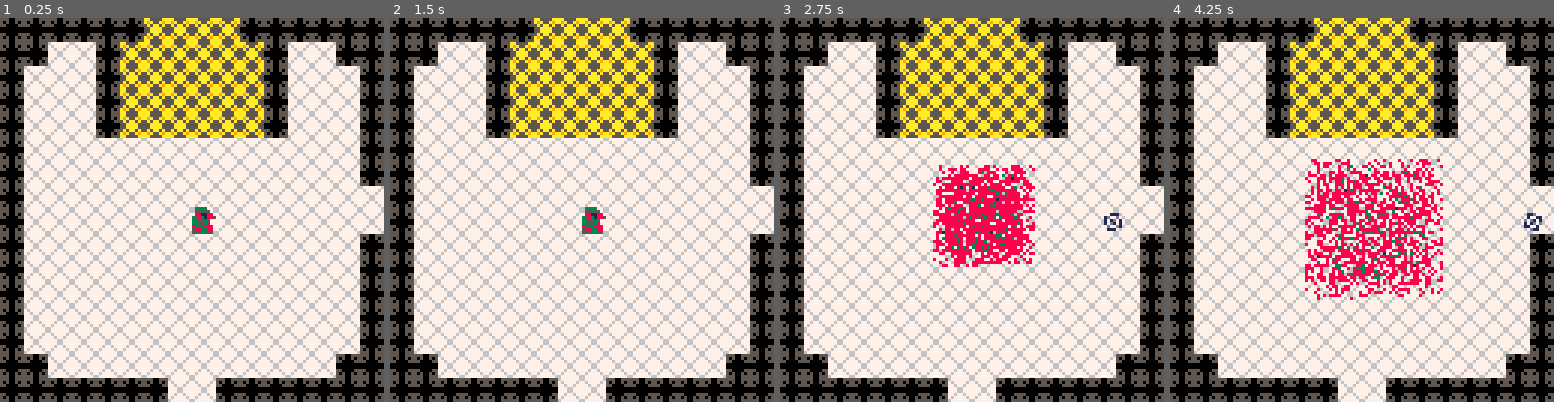
Above: before the commit, frames 1-4 (left to right).
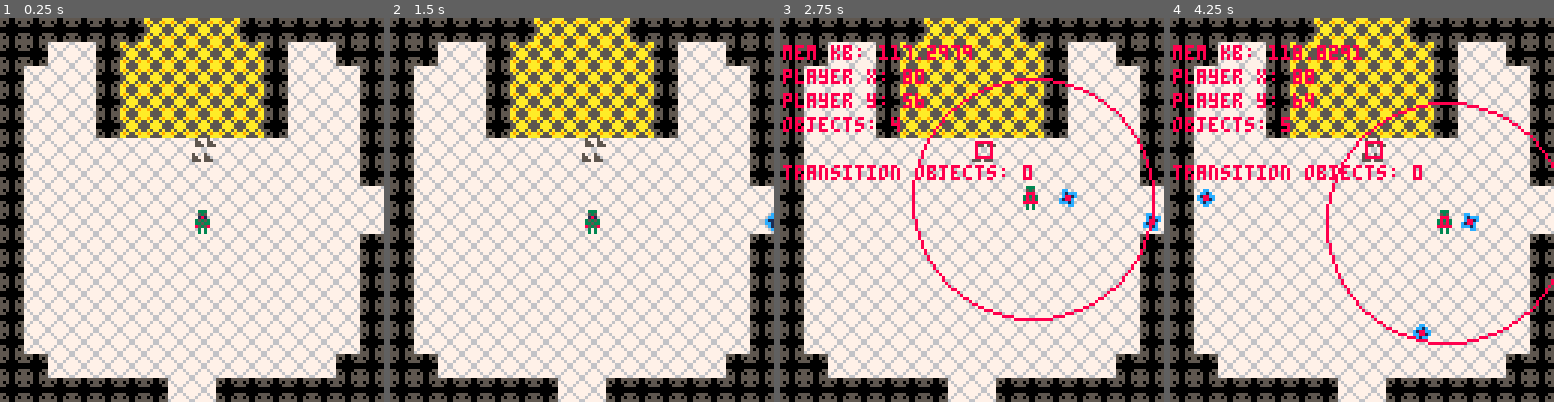
Above: after the commit, the same moments.

Repository: rledford/pico-door
Game: PICO-8 cartridge door.p8
Same seed, same stepped clock (60 frames per second), same inputs: the game is played once before the commit and once after it.
Inputs:
- Up to frame 1 (0.25 s): no input
- Up to frame 2 (1.5 s): tap X (X key) at 0.33, 1.07 s; tap O (Z key) at 0.7 s
- Up to frame 3 (2.75 s): hold Right 1.6-2.1 s; tap O (Z key) at 1.7, 2.1, 2.5 s; tap X (X key) at 1.85 s; hold Up 2.15-2.42 s; hold Right from 2.47 s (still down)
- Up to frame 4 (4.25 s): tap O (Z key) every 0.4 s from 2.9 to 4.1 s; tap X (X key) at 2.97, 4.08 s; release Right at 3.03 s; hold Left 3.08-3.58 s; hold Down 3.63-3.97 s; hold Right from 4.02 s (still down)

The runs differ from the first frame. In frame 1, 0.4% of the frame differs, in the area x 50-57%, y 31-57%; in frame 2, 0.5%; in frame 3, 9.9%; in frame 4, 12%, in the area x 0-100%, y 7-86%.

Commit message:
Change no-sprite particle group init. Increase death screen width and position text. Play death music when death window appears.

Diff:
--- a/door.p8
+++ b/door.p8
@@ -123,7 +123,7 @@
 	-- make_enemy_spawn_point(56,72,{eye_type, bug_type},50)
 	-- make_enemy_spawn_point(64,72,{eye_type, bug_type},50)
 	-- make_enemy_spawn_point(72,72,{fang_type},50)
-	init_object(spike_type, 64,64)
+	init_object(spike_type, 64,40)
 	update_fn = game_update
 end
 
@@ -220,10 +220,14 @@
 		if this.hp <= 0 then
 			this.dead = true
 			for i=0,5 do
-				make_particle_group(this.x + 2, this.y + 2, nil, 1000)
-				make_particle_group(this.x+TILE_SIZE - 2, this.y + 2, nil, 1000)
-				make_particle_group(this.x+TILE_SIZE - 2, this.y+TILE_SIZE - 2, nil, 1000)
-				make_particle_group(this.x + 2, this.y + TILE_SIZE - 2, nil, 1000)
+				-- make_particle_group(this.x + 2, this.y + 2, nil, 1000)
+				-- make_particle_group(this.x+TILE_SIZE - 2, this.y + 2, nil, 1000)
+				-- make_particle_group(this.x+TILE_SIZE - 2, this.y+TILE_SIZE - 2, nil, 1000)
+				-- make_particle_group(this.x + 2, this.y + TILE_SIZE - 2, nil, 1000)
+				make_particle_group(this.x+TILE_HALF_SIZE, this.y+TILE_HALF_SIZE, nil, 1000)
+				make_particle_group(this.x+TILE_HALF_SIZE, this.y+TILE_HALF_SIZE, nil, 1000)
+				make_particle_group(this.x+TILE_HALF_SIZE, this.y+TILE_HALF_SIZE, nil, 1000)
+				make_particle_group(this.x+TILE_HALF_SIZE, this.y+TILE_HALF_SIZE, nil, 1000)
 				make_particle_group(this.x, this.y, this.anim.frames[this.anim.current_frame],1000)
 			end
 			this.anim = nil
@@ -275,7 +279,7 @@
 			if dir.x == 0 and dir.y == 0 then
 				dir.y = 1
 			end
-			local proj = make_projectile(this.x, this.y, make_animation({30,31}, 8), this.projectile_dmg, 1.25, dir)
+			local proj = make_projectile(this.x, this.y, make_animation({30,31}, 4), this.projectile_dmg, 1.25, dir)
 			add(proj.collision_groups, ENEMY_GROUP)
 		end
 		this.fire_timer = clamp(this.fire_timer - 1, 0, this.fire_rate)
@@ -910,12 +914,15 @@
 				end
 			end
 		else
+			local r = 6
+			local theta = 1
 			foreach(pgroup.particles, function(p)
-				p.x = x
-				p.y = y
+				theta = rnd() * 2 * 3.14
+				p.x = x + r * cos(theta)
+				p.y = y + r * sin(theta)
 				p.spd = 0.5
-				p.dir.x = rnd() * (rnd() >= 0.5 and -1 or 1)
-				p.dir.y = rnd() * (rnd() >= 0.5 and -1 or 1)
+				p.dir.x = rnd() > 0.5 and -rnd() or rnd()
+				p.dir.y = rnd() > 0.5 and -rnd() or rnd()
 				p.color = 8
 			end)
 		end
@@ -1046,9 +1053,10 @@
 end
 
 update_death = function()
-	death_window_delay_timer -= 1
-	if death_window_delay_timer <= 0 then
+	death_window_delay_timer = clamp(death_window_delay_timer - 1, 0, death_window_delay)
+	if death_window_delay_timer <= 0 and window ~= death_window then
 		window = death_window
+		sfx(7)
 	end
 	game_update()
 	death_window.update()
@@ -1061,14 +1069,14 @@
 		end
 	end,
 	draw = function()
-		local window_rect = {left=camera_pos.x + 16, top=camera_pos.y+32, right=camera_pos.x + 111, bottom=camera_pos.y + 83}
+		local window_rect = {left=camera_pos.x + 8, top=camera_pos.y+32, right=camera_pos.x + 119, bottom=camera_pos.y + 83}
 		local pad = 4
 		rectfill(window_rect.left, window_rect.top, window_rect.right, window_rect.bottom, 0)
 		rect(window_rect.left, window_rect.top, window_rect.right, window_rect.bottom, 8)
-		spr(12, window_rect.left + 19, window_rect.top + pad - 2)
-		print("you doid", window_rect.left + 32, window_rect.top + pad)
-		spr(12, window_rect.left + 68, window_rect.top + pad - 2)
-		print("press x to restart", window_rect.left + 13, window_rect.bottom - pad * 2, 7)
+		spr(12, window_rect.left + 27, window_rect.top + pad - 2)
+		print("you doid", window_rect.left + 40, window_rect.top + pad)
+		spr(12, window_rect.left + 76, window_rect.top + pad - 2, 1, 1, true)
+		print("press x to restart", window_rect.left + 21, window_rect.bottom - pad * 2, 7)
 	end
 }
 
@@ -1132,12 +1140,12 @@
 0000000050500505767777674949494576777767a9a55a9a765555679009090999909099000000000000000005858580058585808000000849a99a9449a99a94
 0000000055500555677777764444444455575556aa5555aa67766776090000900900009000000000000000000855858008558580880000884444444444444444
 00000000000000000500050000000000000000000000000000000000000000000000000000000000000000000000000000000000000000000000000000000000
-00000000050005000550055000000000000000000000000000000000000000000000000000000000000000000000000000000000000000000011d00000011100
-0555055505550555055505550000000000000000000000000000000000000000000000000000000000000000000000000000b000000030000010011001d00d00
-000000000000000000000000000000000000000000000000000000000000000000000000000000000000000000000000000b3b000003b3000d0d10100101d010
-0000000000000000000000000000000000000000000000000000000000000000000000000000000000000000000000000000b000000030000101d0d0010d1010
-00000000000000005000500000000000000000000000000000000000000000000000000000000000000000000000000000000000000000000110010000d00d10
-0000000050005000550055000000000000000000000000000000000000000000000000000000000000000000000000000000000000000000000d110000111000
+000000000500050005500550000000000000000000000000000000000000000000000000000000000000000000000000000000000000000000cc0000000cc000
+0555055505550555055505550000000000000000000000000000000000000000000000000000000000000000000000000000b0000000300000c1ccc000cc1c00
+000000000000000000000000000000000000000000000000000000000000000000000000000000000000000000000000000b3b000003b30000c111c00c111cc0
+0000000000000000000000000000000000000000000000000000000000000000000000000000000000000000000000000000b000000030000c111c000cc111c0
+00000000000000005000500000000000000000000000000000000000000000000000000000000000000000000000000000000000000000000ccc1c0000c1cc00
+00000000500050005500550000000000000000000000000000000000000000000000000000000000000000000000000000000000000000000000cc00000cc000
 55505550555055505550555000000000000000000000000000000000000000000000000000000000000000000000000000000000000000000000000000000000
 00333000000000000000000000000000000000000000000000000000000000000000000000000000000000000000000000000000000000000000000000000000
 00535000000000000000000000000000000000000000000000000000000000000000000000000000000000000000000000000000000000000099990000aaaa00
@@ -1148,12 +1156,12 @@
 00303000000000000000000000000000000000000000000000000000000000000000000000000000000000000000000000000000000000000099990000aaaa00
 00303000000000000000000000000000000000000000000000000000000000000000000000000000000000000000000000000000000000000000000000000000
 00003000000000000111111001111110000000000009900000999900000000000e2ee2e000000000000000000000000000000000000000000000000000000000
-000330000000300011111111011111100008888809299290009229000e2ee2e0022ee22000000000000000000000000000999a00009aaa0000ee920000e22200
-00333300000330001211112111111111008999980299992009722790022ee220022ee2200000000000000000000000000a9aa9900aa99a9002e22ee0029ee9e0
-033bb33000333300122112211111111108aa9aa89299992992722729022ee2202ee22ee200000000000000000000000009a9aa900a99a9a00929a2e002ea9e20
-03b33b30033bb33012e11e211211112189a99a9899999999922222292ee22ee2029a9a2000000000000000000000000009aa9a900a9a99a00e2a929002e9ae20
-03b37b3033b33b3312e11e2112e11e2108aaa988997227999722227902eeee200ea9a9e0000000000000000000000000099aa9a009a99aa00ee22e200e9ee920
-033bb33033b37b33111111111111111100888800097997900972279002eeee2002eeee2000000000000000000000000000a9990000aaa9000029ee0000222e00
+000330000000300011111111011111100008888809299290009229000e2ee2e0022ee220000000000011d0000001110000999a00009aaa0000ee920000e22200
+00333300000330001211112111111111008999980299992009722790022ee220022ee220000000000010011001d00d000a9aa9900aa99a9002e22ee0029ee9e0
+033bb33000333300122112211111111108aa9aa89299992992722729022ee2202ee22ee2000000000d0d10100101d01009a9aa900a99a9a00929a2e002ea9e20
+03b33b30033bb33012e11e211211112189a99a9899999999922222292ee22ee2029a9a20000000000101d0d0010d101009aa9a900a9a99a00e2a929002e9ae20
+03b37b3033b33b3312e11e2112e11e2108aaa988997227999722227902eeee200ea9a9e0000000000110010000d00d10099aa9a009a99aa00ee22e200e9ee920
+033bb33033b37b33111111111111111100888800097997900972279002eeee2002eeee2000000000000d11000011100000a9990000aaa9000029ee0000222e00
 00333300033bb3300111111001111110000000000099990000999900002ee200002ee20000000000000000000000000000000000000000000000000000000000
 
 
Not shown, changed: the sound effects (__sfx__) section of door.p8
